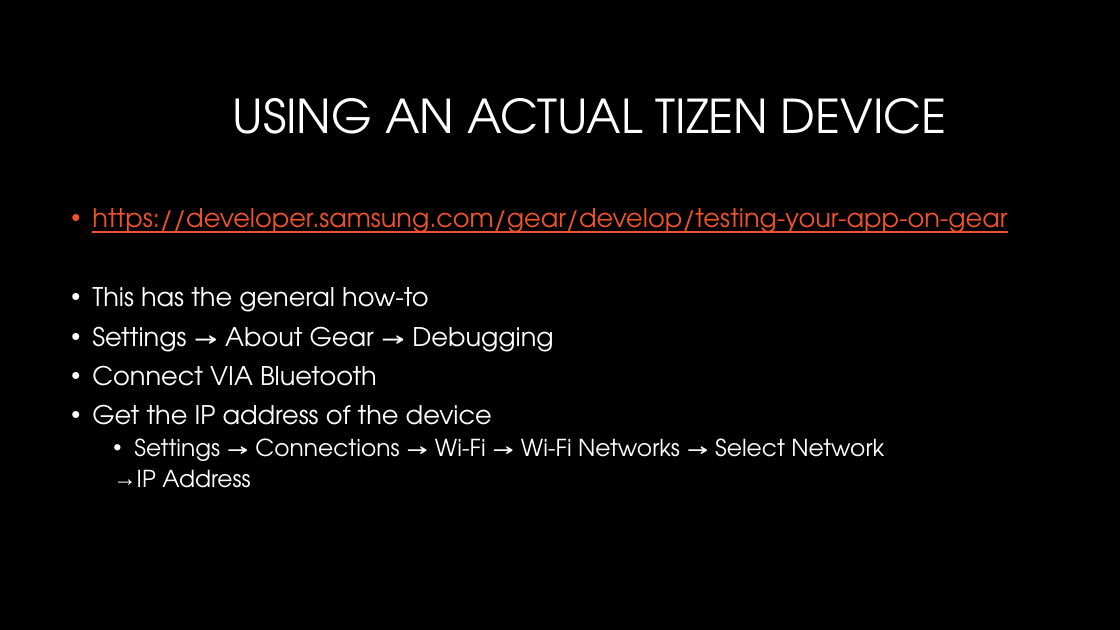
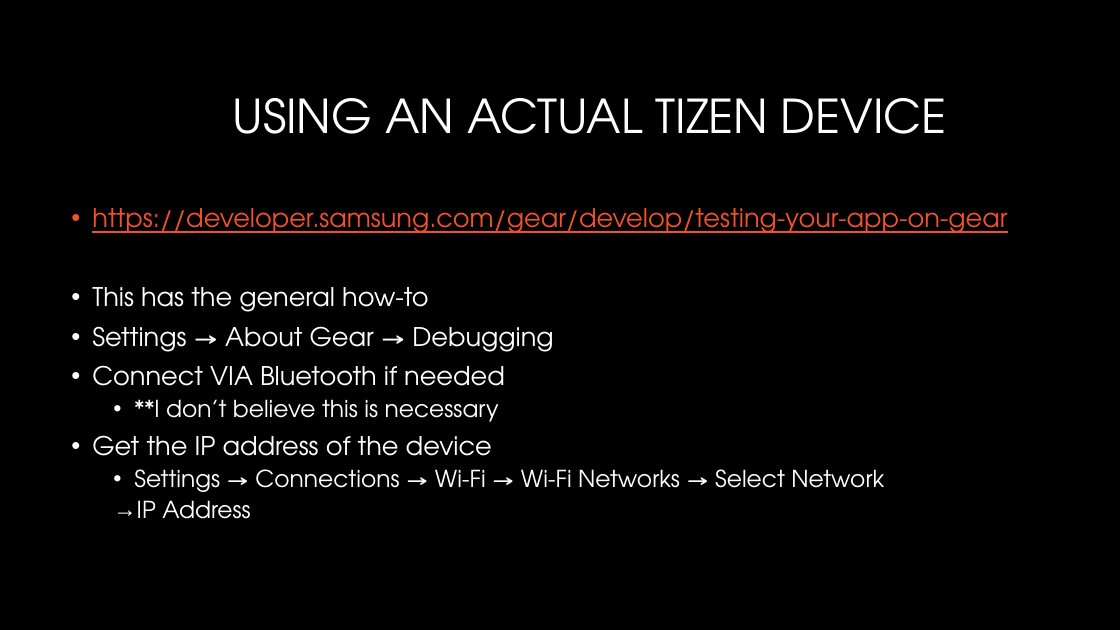
Before and after one commit to w1ck3l/TizenPresentation, a slide deck: slide 11 of HessJ_Tizen.pptx. Drawn at 1120x630 pixels with LibreOffice and Linux fonts; fonts in the diff are those of the drawing; background and template pictures are left out. Boxes give left, top, right and bottom in pixels: in the first picture for what was removed or moved away, otherwise in the second. Text is boxed around its words. In the diff, an @@ line names an element or a change of style, - is before the commit and + after.

Commit message:
Edited one page

```diff
--- a/HessJ_Tizen.pptx
+++ b/HessJ_Tizen.pptx
@@ text at (x1=92, y1=365, x2=505, y2=422): text changed; size 22 to 20 pt @@
-• Connect VIA Bluetooth
+• Connect VIA Bluetooth if needed
+  • **I don’t believe this is necessary
```
Also in this commit, not shown: 1 other slide changed.
